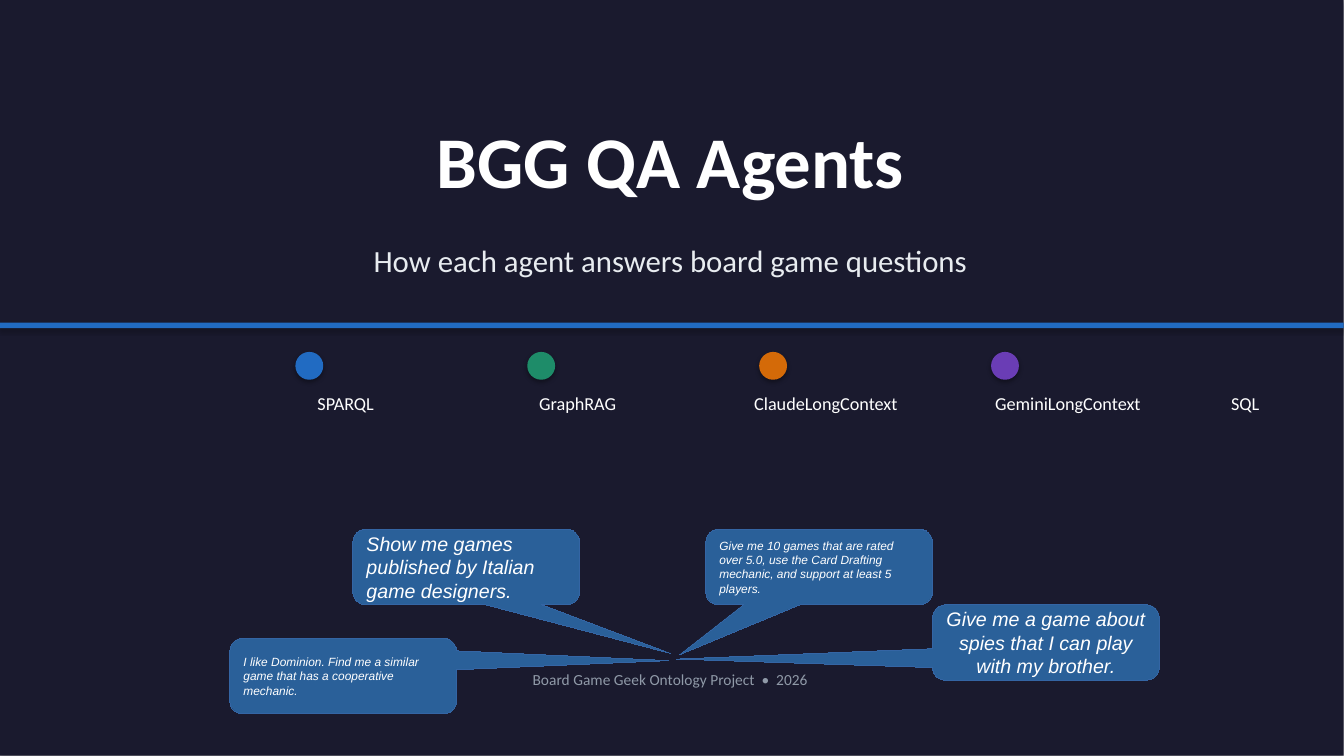
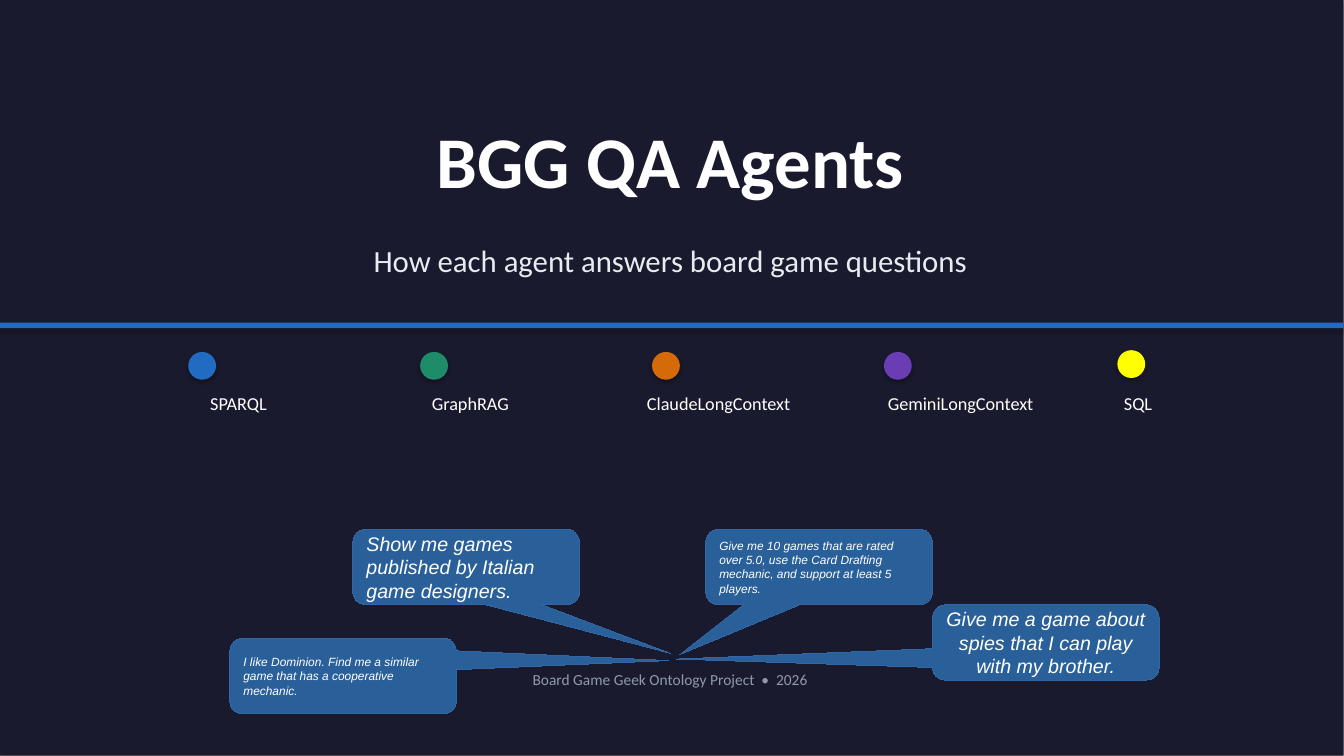
Before and after one commit to susvej/bg_ontology, a slide deck: slide 1 of docs/bgg_agents_slides.pptx. Drawn at 1344x756 pixels with LibreOffice and Linux fonts; fonts in the diff are those of the drawing. Boxes give left, top, right and bottom in pixels: in the first picture for what was removed or moved away, otherwise in the second. Text is boxed around its words. In the diff, an @@ line names an element or a change of style, - is before the commit and + after.

Commit message:
fixes

```diff
--- a/docs/bgg_agents_slides.pptx
+++ b/docs/bgg_agents_slides.pptx
@@ ellipse added at box(1117, 350, 1145, 378), fill #FFFF00 @@
@@ 5 texts, 4 ellipses: place and size @@
-5 texts, 4 ellipses at box(295, 352, 1259, 413)
+5 texts, 4 ellipses at box(189, 352, 1152, 413)
```
Also in this commit, not shown: 8 other slides changed.
